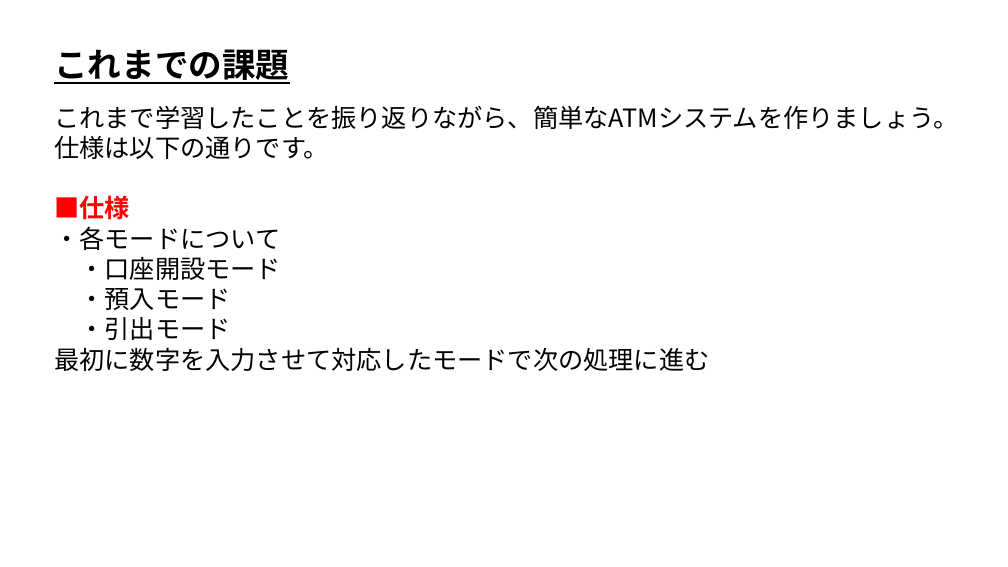
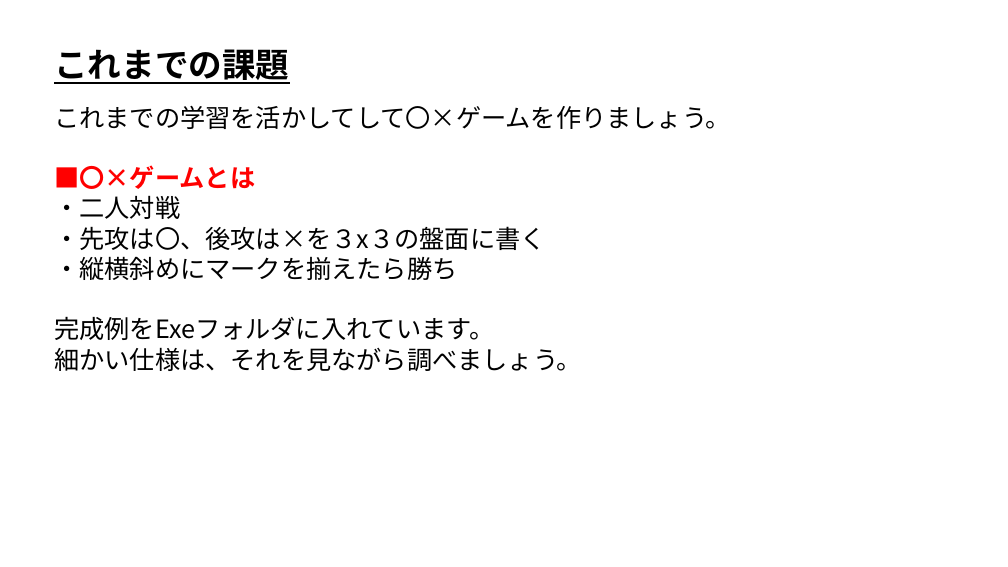
Before and after one commit to ArakiYusuke-Ohara/Textbook, a slide deck: slide 1 of ゲーム科1年/00_前期/プログラミングⅡ/16_これまでの課題.pptx. Drawn at 1008x567 pixels with LibreOffice and Linux fonts; fonts in the diff are those of the drawing. Boxes give left, top, right and bottom in pixels: in the first picture for what was removed or moved away, otherwise in the second. Text is boxed around its words. In the diff, an @@ line names an element or a change of style, - is before the commit and + after.

Commit message:
最後の課題を〇×ゲームにした

```diff
--- a/ゲーム科1年/00_前期/プログラミングⅡ/16_これまでの課題.pptx
+++ b/ゲーム科1年/00_前期/プログラミングⅡ/16_これまでの課題.pptx
@@ text at [54, 106, 731, 371]: text changed @@
-これまで学習したことを振り返りながら、簡単なATMシステムを作りましょう。
-仕様は以下の通りです。
-■仕様
-・各モードについて
-・口座開設モード
-・預入モード
-・引出モード
-最初に数字を入力させて対応したモードで次の処理に進む
+これまでの学習を活かしてして〇×ゲームを作りましょう。
+■〇×ゲームとは
+・二人対戦
+・先攻は〇、後攻は×を３x３の盤面に書く
+・縦横斜めにマークを揃えたら勝ち
+完成例をExeフォルダに入れています。
+細かい仕様は、それを見ながら調べましょう。
```
Also in this commit, not shown: 1 other slide changed, 2 slides added, 2 slides removed, 7 other files.
